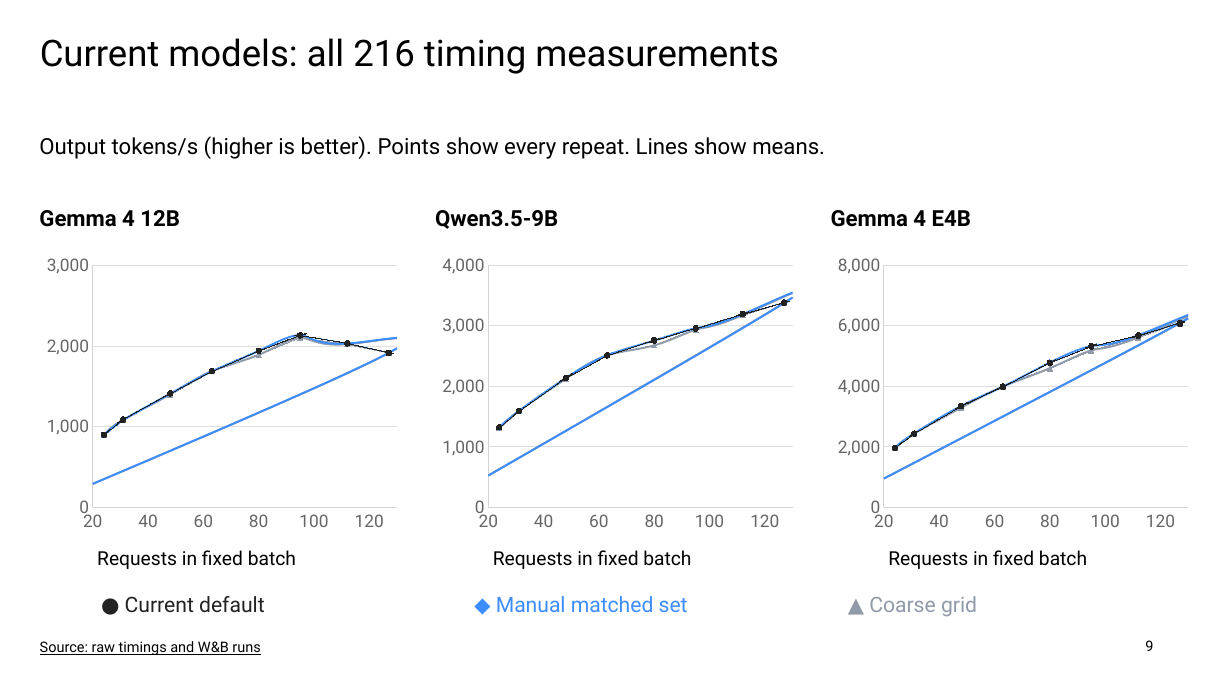
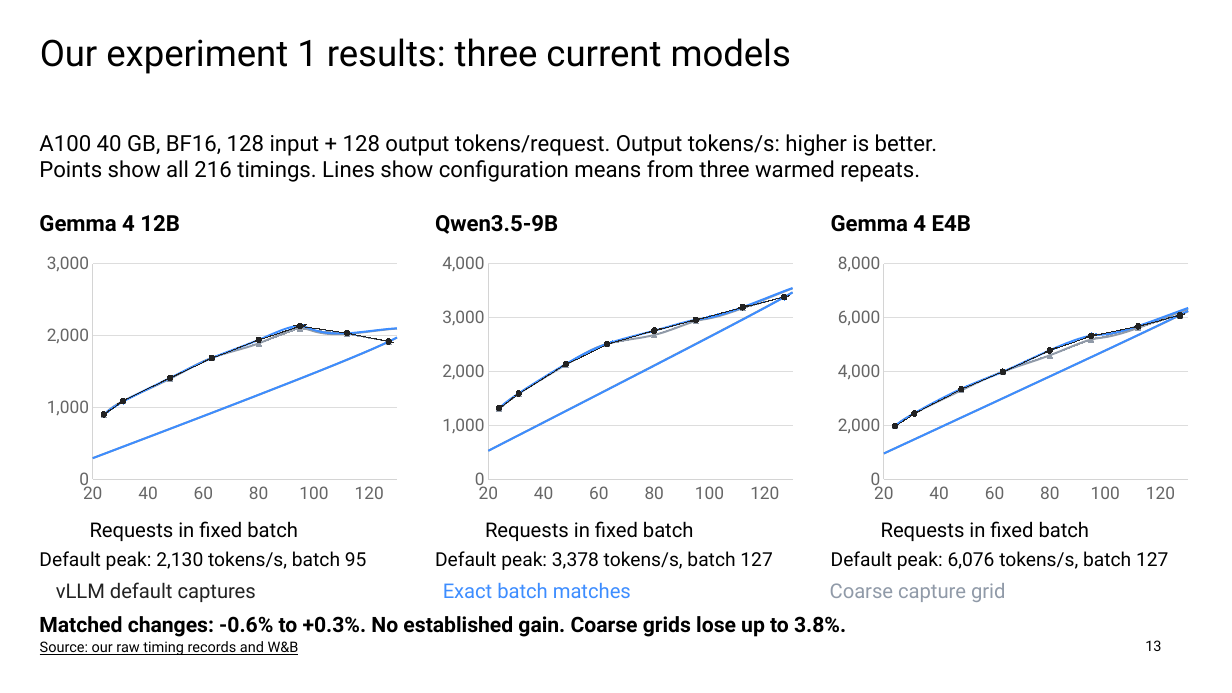
Before and after one commit to nileshsarkar-ai/Inference-Optimization, a slide deck: slide 13 of Inference_Optimization_Final.pptx (slide 9 before the commit). Drawn at 1232x693 pixels with LibreOffice and Linux fonts; fonts in the diff are those of the drawing. Boxes give left, top, right and bottom in pixels: in the first picture for what was removed or moved away, otherwise in the second. Text is boxed around its words. In the diff, an @@ line names an element or a change of style, - is before the commit and + after.

```diff
--- a/Inference_Optimization_Final.pptx
+++ b/Inference_Optimization_Final.pptx
@@ title at [40,38,791,74]: text changed @@
-Current models: all 216 timing measurements
+Our experiment 1 results: three current models
@@ text at [39,134,937,182]: text changed @@
-Output tokens/s (higher is better). Points show every repeat. Lines show means.
+A100 40 GB, BF16, 128 input + 128 output tokens/request. Output tokens/s: higher is better.
+Points show all 216 timings. Lines show configuration means from three warmed repeats.
@@ 3 texts: place and size @@
-3 texts at [39,210,971,229]
+3 texts at [39,215,971,234]
@@ scatter smooth chart: place and size @@
-scatter smooth chart at [40,250,405,537]
+scatter smooth chart at [40,249,405,508]
@@ scatter smooth chart: place and size @@
-scatter smooth chart at [435,250,800,537]
+scatter smooth chart at [435,249,800,508]
@@ scatter smooth chart: place and size @@
-scatter smooth chart at [831,250,1196,537]
+scatter smooth chart at [831,249,1196,508]
@@ text "Requests in fixed batch": place and size @@
-text "Requests in fixed batch" at [97,550,296,569]
+text "Requests in fixed batch" at [90,521,298,541]
@@ size 15 to 15.8 pt in 3 elements at [90,521,298,541], [881,521,1090,541], [485,521,694,541] @@
@@ text "Requests in fixed batch": place and size @@
-text "Requests in fixed batch" at [493,550,691,569]
+text "Requests in fixed batch" at [485,521,694,541]
@@ text "Requests in fixed batch": place and size @@
-text "Requests in fixed batch" at [888,550,1087,569]
+text "Requests in fixed batch" at [881,521,1090,541]
@@ text added at [39,551,367,570], 15 pt, text #000000 @@
+Default peak: 2,130 tokens/s, batch 95
@@ text added at [435,551,772,570], 15 pt, text #000000 @@
+Default peak: 3,378 tokens/s, batch 127
@@ text added at [831,551,1168,570], 15 pt, text #000000 @@
+Default peak: 6,076 tokens/s, batch 127
@@ text at [56,582,256,602]: text changed; size 16.5 to 15.8 pt @@
-● Current default
+vLLM default captures
@@ text added at [443,583,631,598], 15.8 pt, text #3D8DFF @@
+Exact batch matches
@@ text removed at [496,596,688,612] @@
-◆ Manual matched set
@@ text at [830,583,1005,602]: text changed; size 16.5 to 15.8 pt @@
-▲ Coarse grid
+Coarse capture grid
@@ text added at [39,616,846,637], 16.5 pt, text #000000, bold @@
+Matched changes: -0.6% to +0.3%. No established gain. Coarse grids lose up to 3.8%.
@@ text at [40,641,299,655]: text changed @@
-Source: raw timings and W&B runs
+Source: our raw timing records and W&B
@@ page number at [1145,640,1161,651]: text changed @@
-9
+13
```
Also in this commit, not shown: 7 other slides changed, 10 slides added, 7 slides removed, 18 other files.
